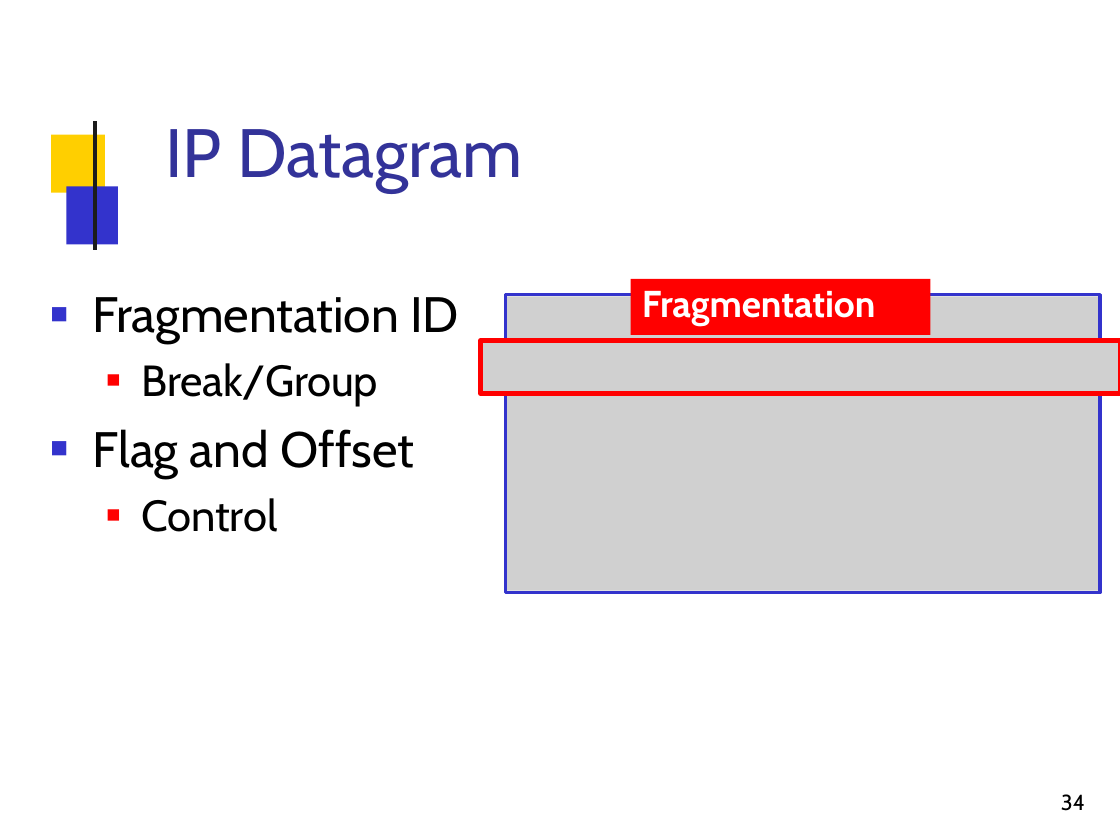
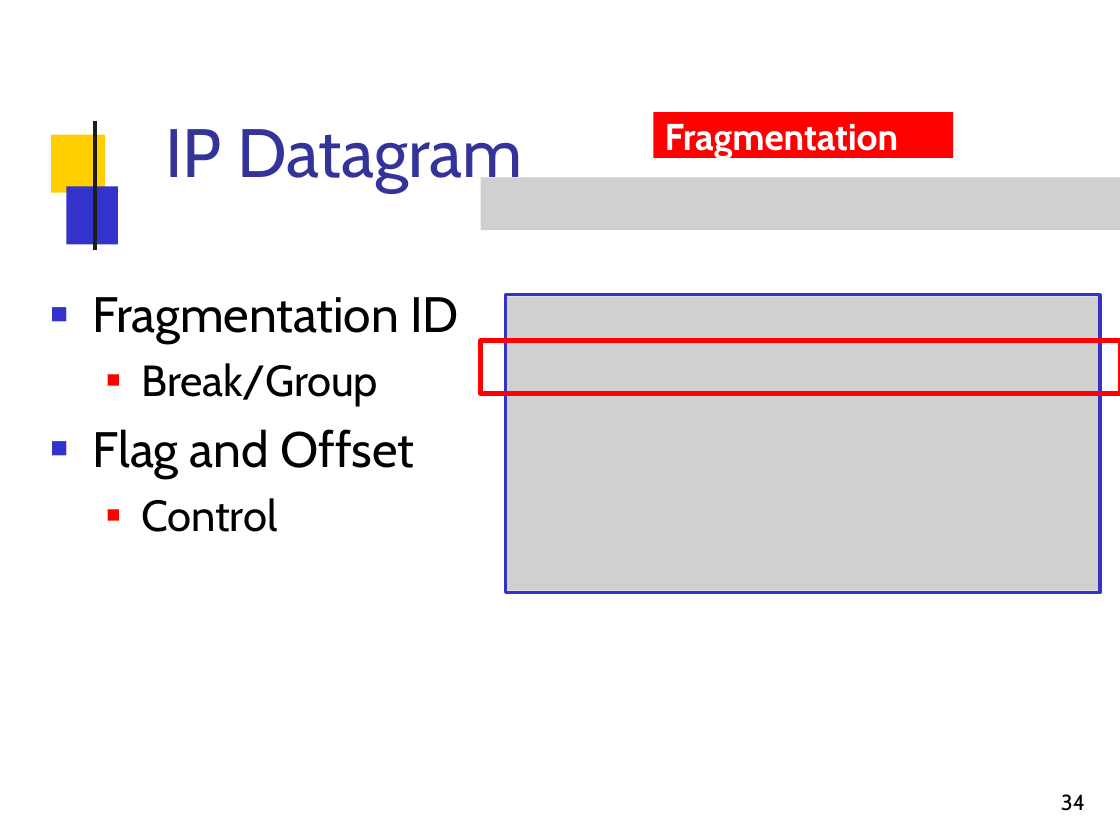
Before and after one commit to Al0nesauurs/etc, a slide deck: slide 34 of networkStudy/2015-02-204421-ipv4-parti.pptx. Drawn at 1120x840 pixels with LibreOffice and Linux fonts; fonts in the diff are those of the drawing; grey boxes stand for pictures; background and template pictures are left out. Boxes give left, top, right and bottom in pixels: in the first picture for what was removed or moved away, otherwise in the second. Text is boxed around its words. In the diff, an @@ line names an element or a change of style, - is before the commit and + after.

```diff
--- a/networkStudy/2015-02-204421-ipv4-parti.pptx
+++ b/networkStudy/2015-02-204421-ipv4-parti.pptx
@@ rectangle "Fragmentation": place and size @@
-rectangle "Fragmentation" at (631,279,931,335)
+rectangle "Fragmentation" at (653,112,953,158)
@@ picture: place and size @@
-picture at (480,340,1120,393)
+picture at (480,177,1120,230)
```
Also in this commit, not shown: 12 other slides changed, 1 other file.
